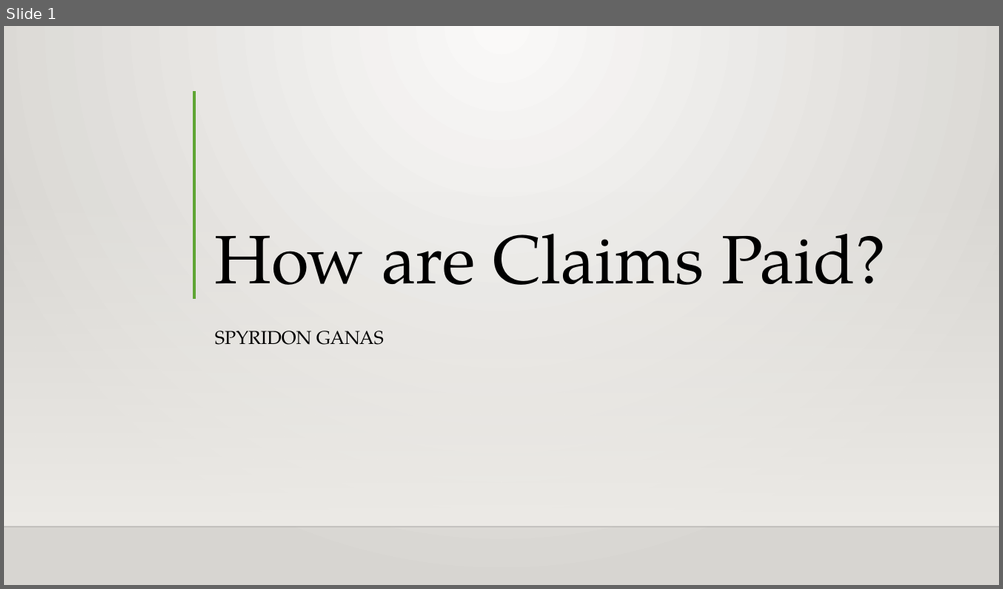
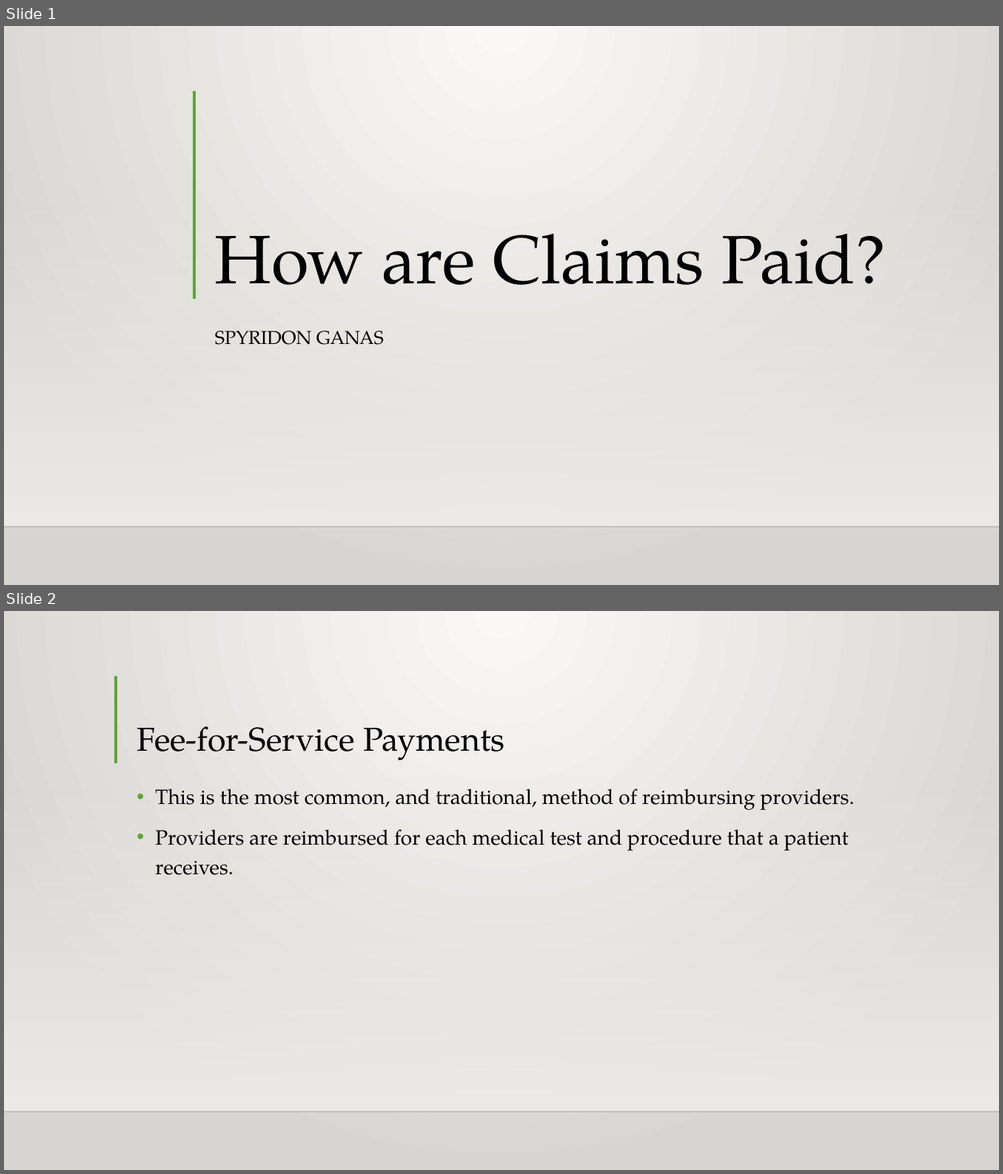
Before and after one commit to Intro-to-APCD/Intro-to-APCD.github.io, a slide deck: PowerPoints/Phase 3 - Claims Terminology/010 How are Claims Paid.pptx. Shown one above the other, each under a label of ours: slide 1 before the commit, slides 1 and 2 after it. The pictures are 1003x589 and 1003x1174 pixels, drawn with LibreOffice and Linux fonts; fonts in the diff are those of the drawing; background and template pictures are left out. Boxes give left, top, right and bottom in pixels: in the first picture for what was removed or moved away, otherwise in the second. Text is boxed around its words. In the diff, an @@ line names an element or a change of style, - is before the commit and + after.

```diff
--- a/PowerPoints/Phase 3 - Claims Terminology/010 How are Claims Paid.pptx
+++ b/PowerPoints/Phase 3 - Claims Terminology/010 How are Claims Paid.pptx
@@ slide 2 added at (4, 611, 999, 1170), background gradient #FAFAF9 to #D7D5D2; not listed: 2 template elements that a slide beside it also shows @@
@@ line added from (116, 676) to (116, 763), #5FA534 3 pt @@
@@ title added at (136, 726, 505, 760), 32 pt, text #000000 @@
+Fee-for-Service Payments
@@ text added at (155, 789, 854, 875), 20 pt, text #000000 @@
+• This is the most common, and traditional, method of reimbursing providers.
+• Providers are reimbursed for each medical test and procedure that a patient receives.
```
Also in this commit, not shown: 2 slides changed, 8 other slides added, 9 slides removed.
